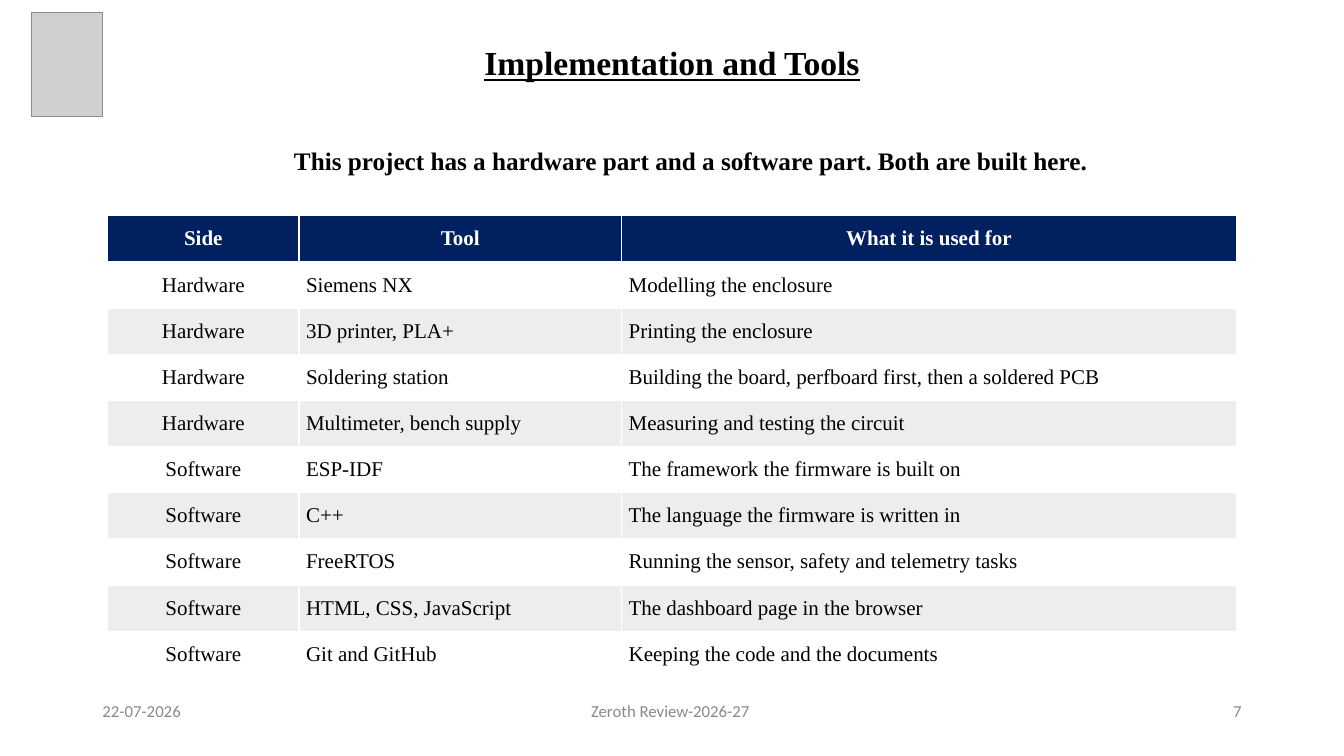
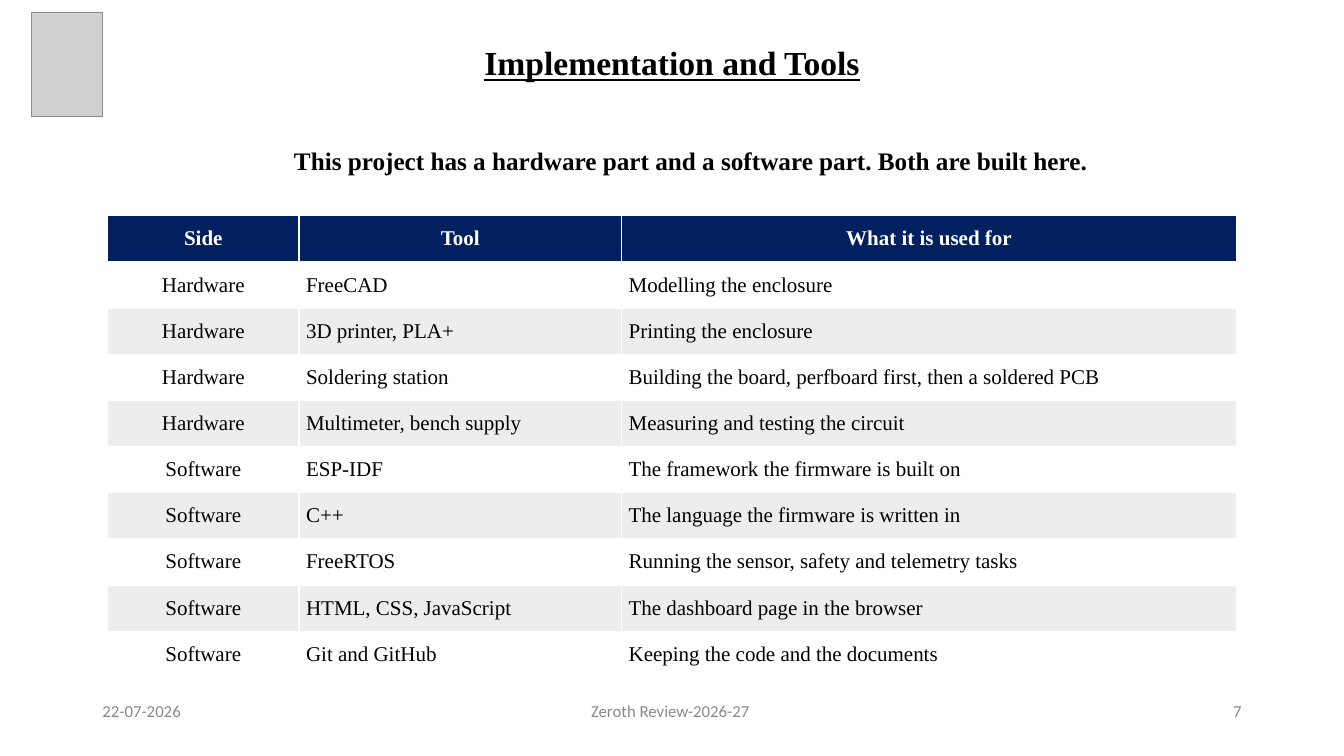
Before and after one commit to KiranPranay/moosi-bms, a slide deck: slide 7 of docs/reviews/zeroth-review/Predictive_BMS_Zeroth_Review.pptx. Drawn at 1344x756 pixels with LibreOffice and Linux fonts; fonts in the diff are those of the drawing; grey boxes stand for pictures. Boxes give left, top, right and bottom in pixels: in the first picture for what was removed or moved away, otherwise in the second. Text is boxed around its words. In the diff, an @@ line names an element or a change of style, - is before the commit and + after.

Commit message:
docs: use FreeCAD instead of Siemens NX for the enclosure
The enclosure is modelled in FreeCAD. Both review decks list it in place of
Siemens NX, and the tracker's Phase 6 document is renamed to match.

```diff
--- a/docs/reviews/zeroth-review/Predictive_BMS_Zeroth_Review.pptx
+++ b/docs/reviews/zeroth-review/Predictive_BMS_Zeroth_Review.pptx
@@ table at (108, 216, 1237, 678) @@
-row 2, column 2: Siemens NX
+row 2, column 2: FreeCAD
```
Also in this commit, not shown: 6 other files.
